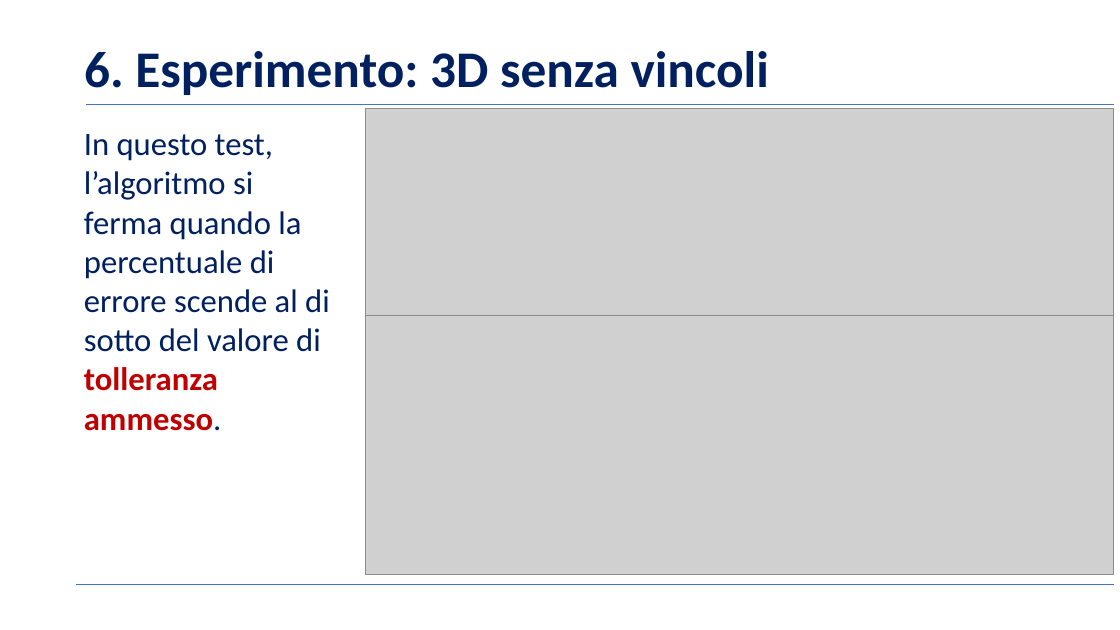
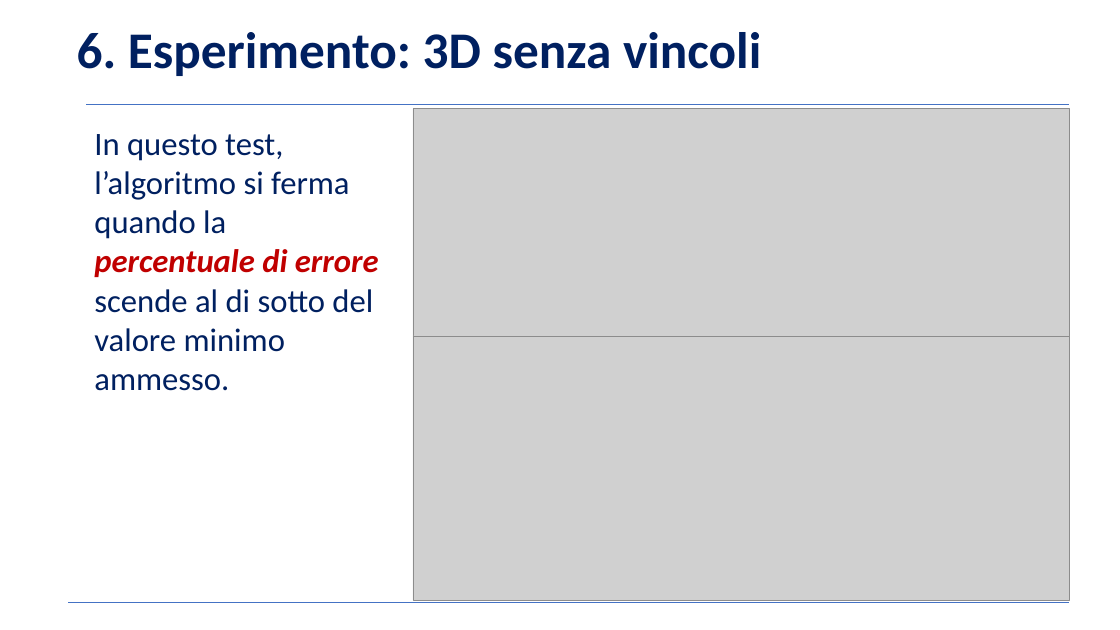
Before and after one commit to BernardoGiordano/NelderMeadMethod, a slide deck: slide 11 of writeup/Slides.pptx. Drawn at 1120x630 pixels with LibreOffice and Linux fonts; fonts in the diff are those of the drawing; grey boxes stand for pictures; background and template pictures are left out. Boxes give left, top, right and bottom in pixels: in the first picture for what was removed or moved away, otherwise in the second. Text is boxed around its words. In the diff, an @@ line names an element or a change of style, - is before the commit and + after.

```diff
--- a/writeup/Slides.pptx
+++ b/writeup/Slides.pptx
@@ text "6. Esperimento: 3D senza vincoli": place and size @@
-text "6. Esperimento: 3D senza vincoli" at [84,51,769,95]
+text "6. Esperimento: 3D senza vincoli" at [77,32,761,76]
@@ line moved from (87, 104) - (1114, 104) to (87, 104) - (1070, 104) @@
@@ picture removed at [365,108,1114,325] @@
@@ picture: place and size @@
-picture at [365,315,1114,575]
+picture at [413,109,1070,337]
@@ text at [94,134,379,391]: text changed @@
-In questo test, l’algoritmo si ferma quando la percentuale di errore scende al di sotto del valore di tolleranza ammesso.
+In questo test, l’algoritmo si ferma quando la percentuale di errore scende al di sotto del valore minimo ammesso.
@@ picture added at [413,336,1070,601] @@
@@ line moved from (76, 584) - (1114, 584) to (68, 602) - (1070, 602) @@
```
Also in this commit, not shown: 2 other slides changed, 1 slide removed.
